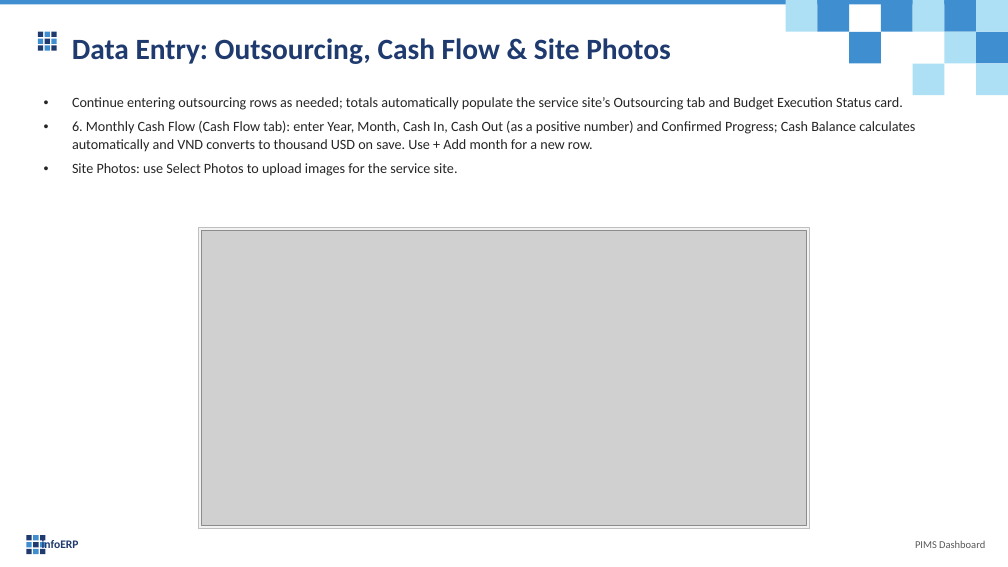
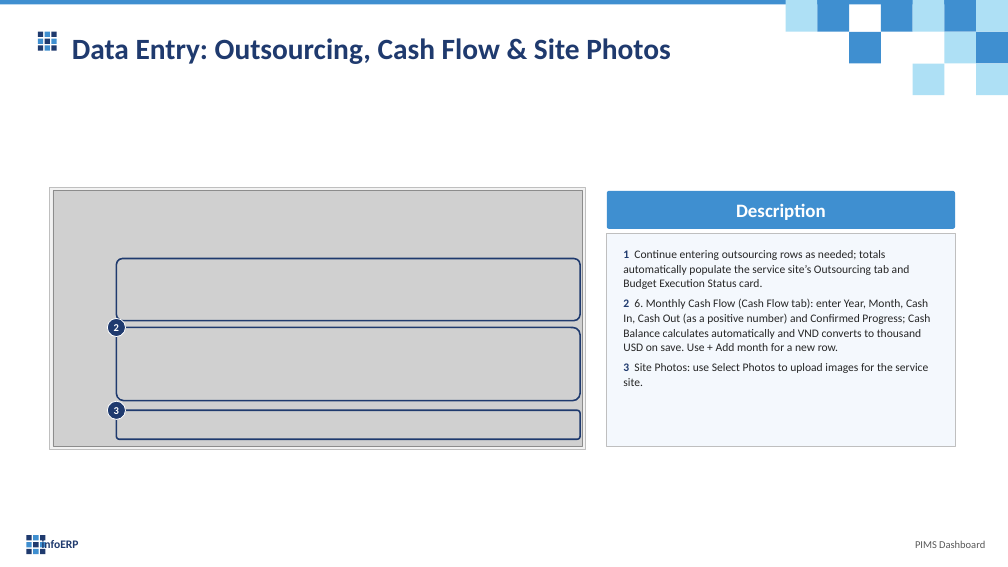
Before and after one commit to truongCLT/PIMS-DASHBOARD, a slide deck: slide 38 of docs/PIMS_Dashboard_User_Guide_V1.pptx. Drawn at 1008x567 pixels with LibreOffice and Linux fonts; fonts in the diff are those of the drawing; grey boxes stand for pictures. Boxes give left, top, right and bottom in pixels: in the first picture for what was removed or moved away, otherwise in the second. Text is boxed around its words. In the diff, an @@ line names an element or a change of style, - is before the commit and + after.

```diff
--- a/docs/PIMS_Dashboard_User_Guide_V1.pptx
+++ b/docs/PIMS_Dashboard_User_Guide_V1.pptx
@@ rectangle: place and size @@
-rectangle at [199, 228, 810, 529]
+rectangle at [50, 188, 585, 449]
@@ picture: place and size @@
-picture at [202, 231, 807, 526]
+picture at [53, 191, 582, 446]
@@ rounded rectangle added at [607, 191, 956, 228], fill #3F8FD0, 18 pt, text #FFFFFF, bold @@
+Description
@@ rectangle added at [607, 234, 956, 446], fill #F4F8FD, outline #BFBFBF 0.75 pt @@
@@ rounded rectangle added at [116, 259, 580, 321], outline #1F3A6E 1.5 pt @@
@@ text at [623, 250, 930, 386]: text changed; size 13.5 to 11 pt @@
-• Continue entering outsourcing rows as needed; totals automatically populate the service site’s Outsourcing tab and Budget Execution Status card.
-• 6. Monthly Cash Flow (Cash Flow tab): enter Year, Month, Cash In, Cash Out (as a positive number) and Confirmed Progress; Cash Balance calculates automatically and VND converts to thousand USD on save. Use + Add month for a new row.
-• Site Photos: use Select Photos to upload images for the service site.
+1 Continue entering outsourcing rows as needed; totals automatically populate the service site’s Outsourcing tab and Budget Execution Status card.
+2 6. Monthly Cash Flow (Cash Flow tab): enter Year, Month, Cash In, Cash Out (as a positive number) and Confirmed Progress; Cash Balance calculates automatically and VND converts to thousand USD on save. Use + Add month for a new row.
+3 Site Photos: use Select Photos to upload images for the service site.
@@ ellipse added at [107, 318, 126, 337], fill #1F3A6E, outline #FFFFFF 0.75 pt, 10 pt, text #FFFFFF, bold @@
+2
@@ rounded rectangle added at [116, 327, 580, 401], outline #1F3A6E 1.5 pt @@
@@ ellipse added at [107, 402, 126, 420], fill #1F3A6E, outline #FFFFFF 0.75 pt, 10 pt, text #FFFFFF, bold @@
+3
@@ rounded rectangle added at [116, 411, 580, 439], outline #1F3A6E 1.5 pt @@
```
Also in this commit, not shown: 29 other slides changed, 2 other files.
